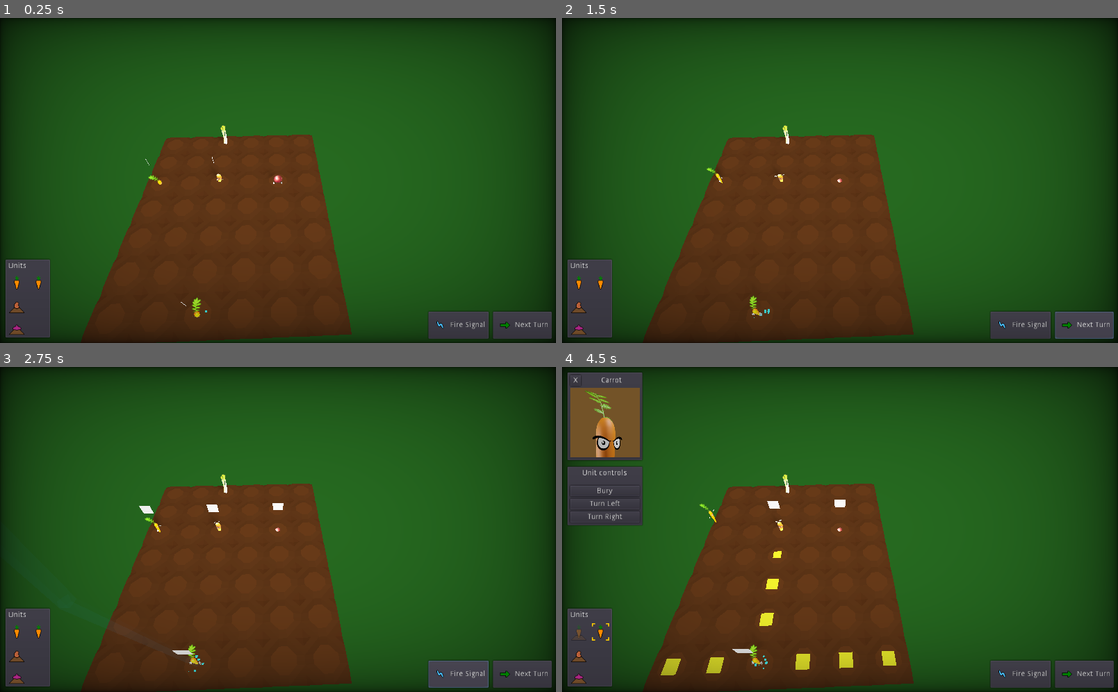
Above: before the commit, frames 1-4 (two rows, left to right).
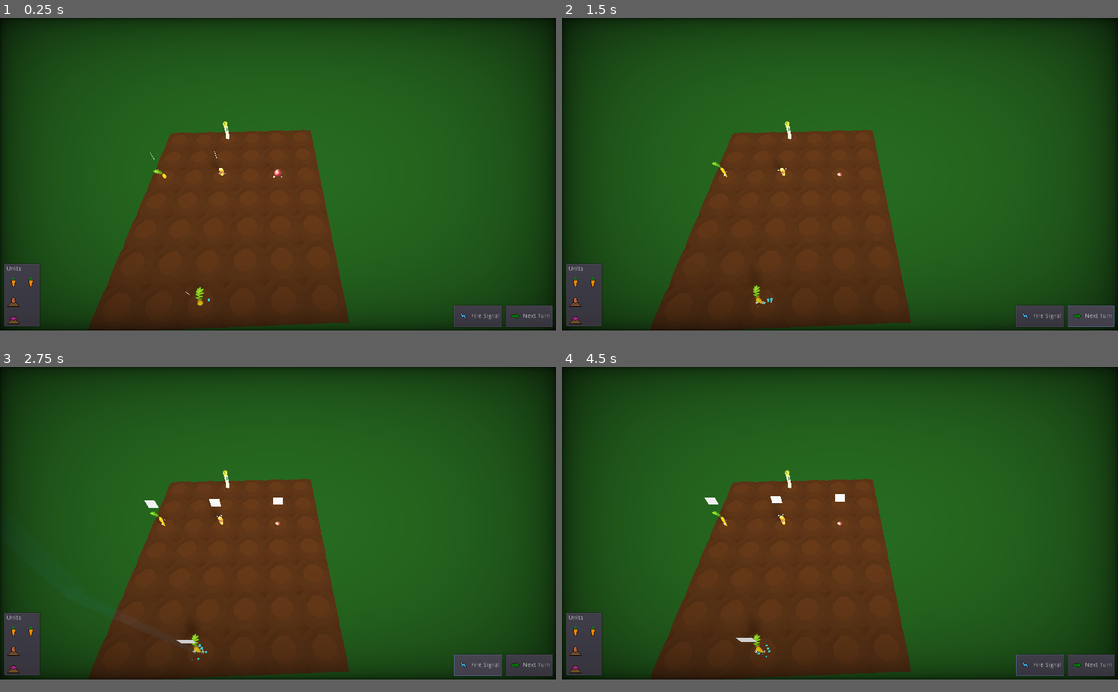
Above: after the commit, the same moments.

Repository: wingedadventurer/gwj-xii
Game: Godot game, scene res://scenes/levels/level_test.tscn
Same seed, same stepped clock (60 frames per second), same inputs: the game is played once before the commit and once after it.
Inputs (mouse positions are in pixels of both pictures, inside the frame that each line leads up to):
- Up to frame 1 (0.25 s): no input
- Up to frame 2 (1.5 s): click "Next Turn" at 0.5 s; click "Next Turn" at 1.25 s
- Up to frame 3 (2.75 s): click "Fire Signal" at 2 s
- Up to frame 4 (4.5 s): click (578, 630) at 2.77 s; click (606, 490) at 3.5 s, where only the run before the commit has a clickable "Bury"; click (600, 630) at 4.27 s
In our replay, the window is 800x468 before the commit and 800x450 after it. These sizes can differ from the game's own. Grey fills any space a smaller window leaves; there, only what the larger window draws over its background counts as a difference.

The runs differ from the first frame. In frame 1, 6.6% of the frame differs, in the area x 0-100%, y 31-100%; in frame 2, 6.6%; in frame 3, 6.9%; in frame 4, 14%, in the area x 0-100%, y 1-100%.

Commit message:
Increase resolution to 1280x720; add proper scaling

Diff:
--- a/godot-project/project.godot
+++ b/godot-project/project.godot
@@ -55,6 +55,13 @@
 [debug]
 
 gdscript/warnings/unused_argument=false
+
+[display]
+
+window/size/width=1280
+window/size/height=720
+window/stretch/mode="viewport"
+window/stretch/aspect="keep"
 
 [importer_defaults]
 
